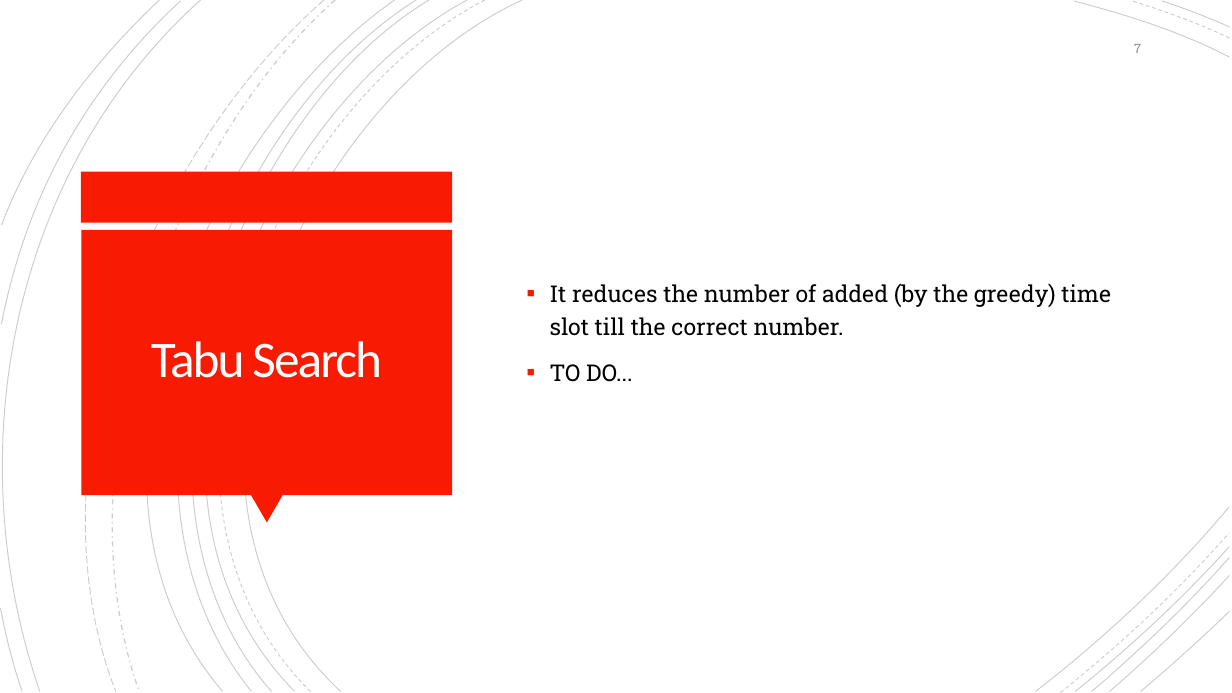
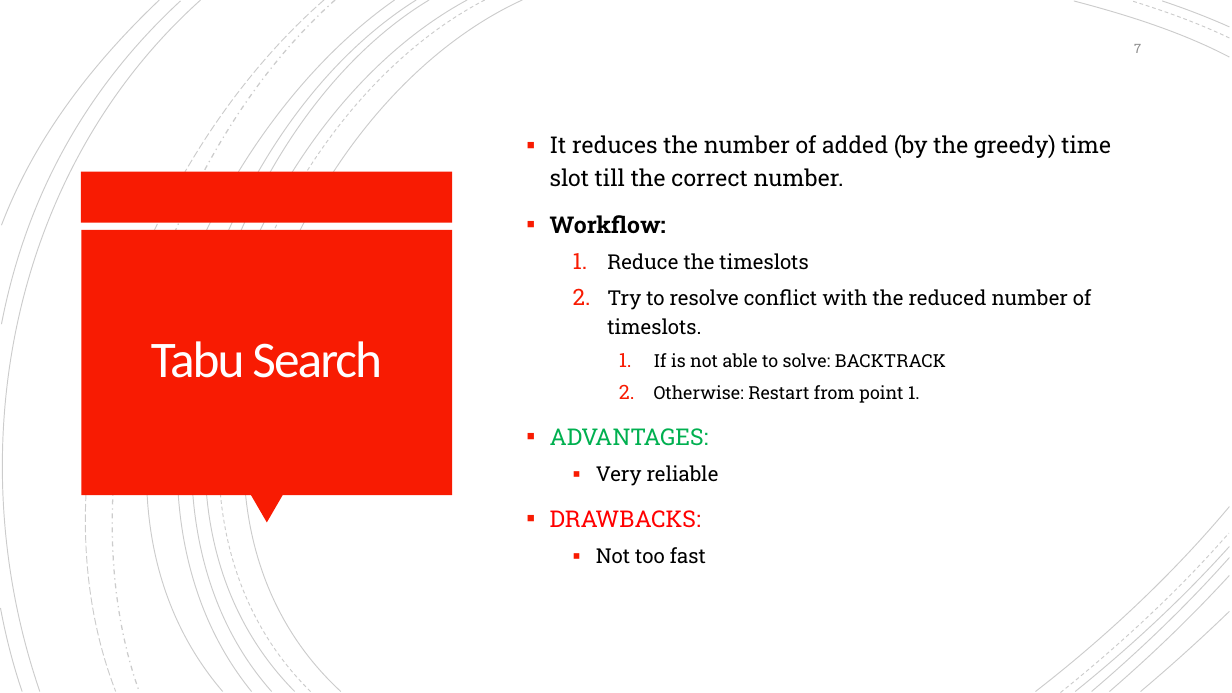
Before and after one commit to Jacopx/OMA_ExamTimeTable, a slide deck: slide 7 of PowerPoint/OMA-MZ_03-Presentation.pptx. Drawn at 1232x693 pixels with LibreOffice and Linux fonts; fonts in the diff are those of the drawing. Boxes give left, top, right and bottom in pixels: in the first picture for what was removed or moved away, otherwise in the second. Text is boxed around its words. In the diff, an @@ line names an element or a change of style, - is before the commit and + after.

```diff
--- a/PowerPoint/OMA-MZ_03-Presentation.pptx
+++ b/PowerPoint/OMA-MZ_03-Presentation.pptx
@@ text at box(550, 215, 1091, 564): text changed; size 18 to 16 pt @@
-▪ TO DO...
+▪ Workflow:
+  1. Reduce the timeslots
+  2. Try to resolve conflict with the reduced number of timeslots.
+    1. If is not able to solve: BACKTRACK
+    2. Otherwise: Restart from point 1.
+▪ ADVANTAGES:
+  ▪ Very reliable
+▪ DRAWBACKS:
+  ▪ Not too fast
```
Also in this commit, not shown: 5 other slides changed, 1 slide removed, 3 other files.
